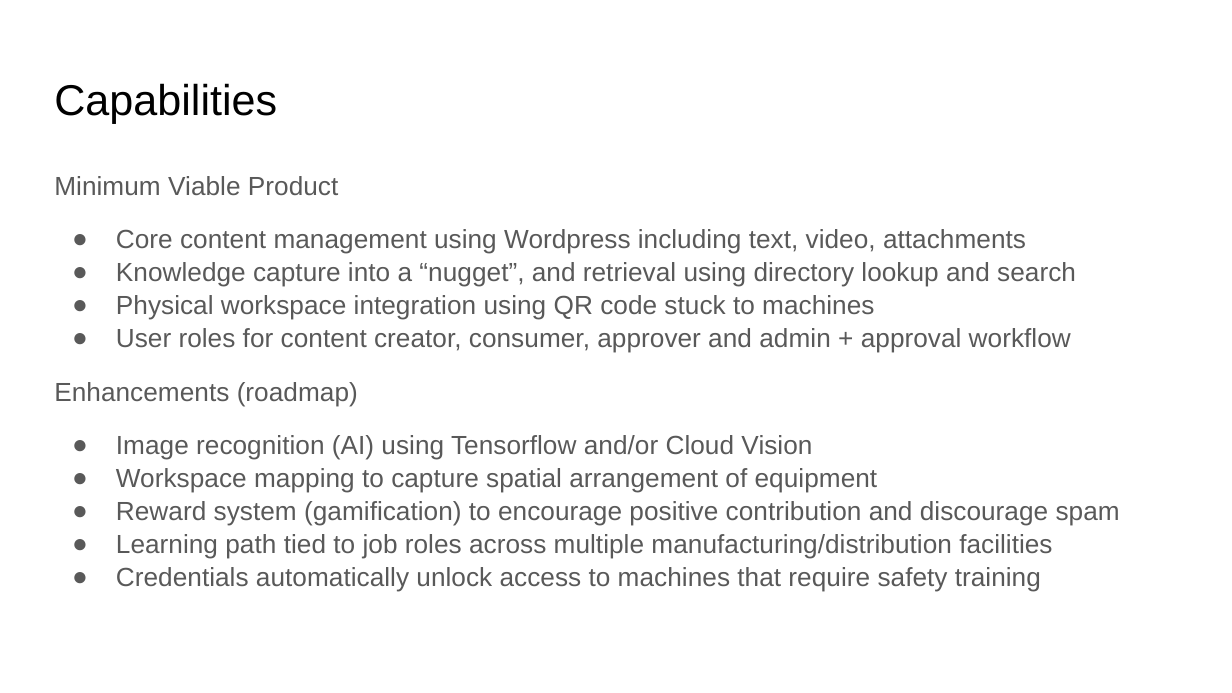
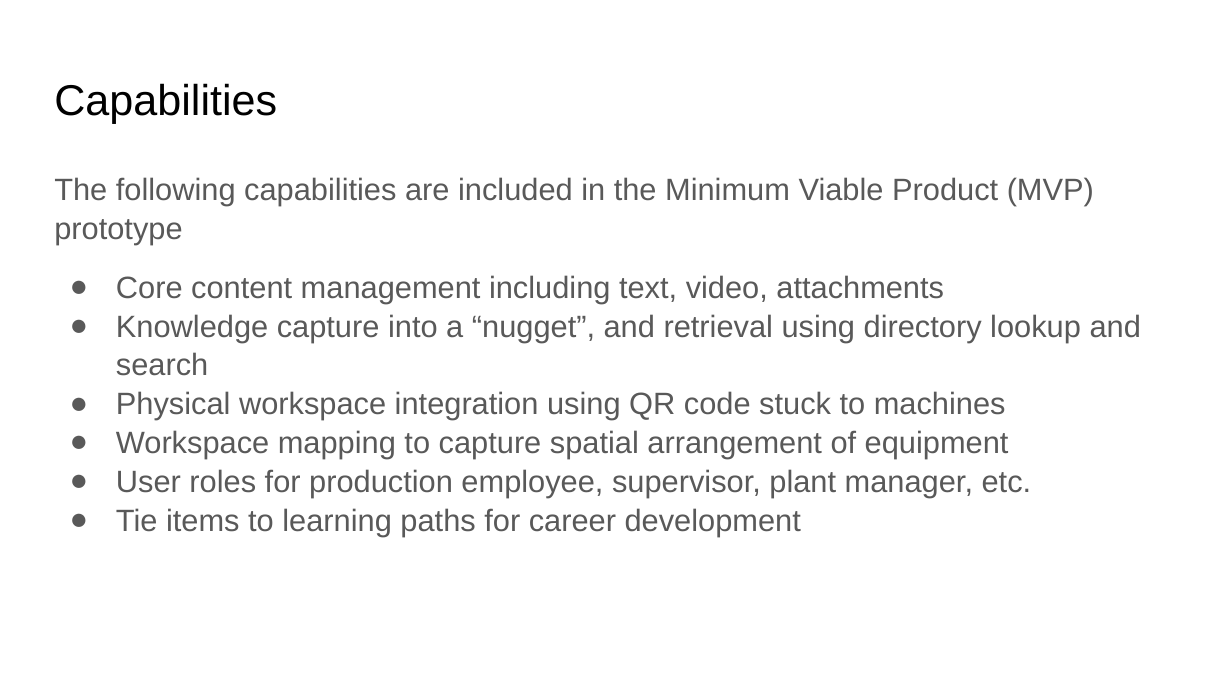
Before and after one commit to nithinvijaykumar/knowledge, a slide deck: slide 7 of StanleyX Hackathon.pptx (slide 5 before the commit). Drawn at 1232x693 pixels with LibreOffice and Linux fonts; fonts in the diff are those of the drawing. Boxes give left, top, right and bottom in pixels: in the first picture for what was removed or moved away, otherwise in the second. Text is boxed around its words. In the diff, an @@ line names an element or a change of style, - is before the commit and + after.

```diff
--- a/StanleyX Hackathon.pptx
+++ b/StanleyX Hackathon.pptx
@@ text at [54, 177, 1094, 303]: text changed; size 15.3 to 18 pt @@
-Minimum Viable Product
-● Core content management using Wordpress including text, video, attachments
+The following capabilities are included in the Minimum Viable Product (MVP) prototype
+● Core content management including text, video, attachments
@@ text at [54, 328, 1071, 460]: paragraphs removed @@
-● User roles for content creator, consumer, approver and admin + approval workflow
-Enhancements (roadmap)
-● Image recognition (AI) using Tensorflow and/or Cloud Vision
@@ text at [116, 314, 1141, 459]: size 15.3 to 18 pt in "Knowledge capture into a “nugget”, and retrieval ...", "Physical workspace integration using QR code stuck ...", "Workspace mapping to capture spatial arrangement of ..."; indent changed @@
@@ text at [116, 469, 1032, 536]: text changed; size 15.3 to 18 pt @@
-● Reward system (gamification) to encourage positive contribution and discourage spam
-● Learning path tied to job roles across multiple manufacturing/distribution facilities
-● Credentials automatically unlock access to machines that require safety training
+● User roles for production employee, supervisor, plant manager, etc.
+● Tie items to learning paths for career development
```
Also in this commit, not shown: 2 other slides changed, 13 slides added, 2 slides removed, 4 other files.
